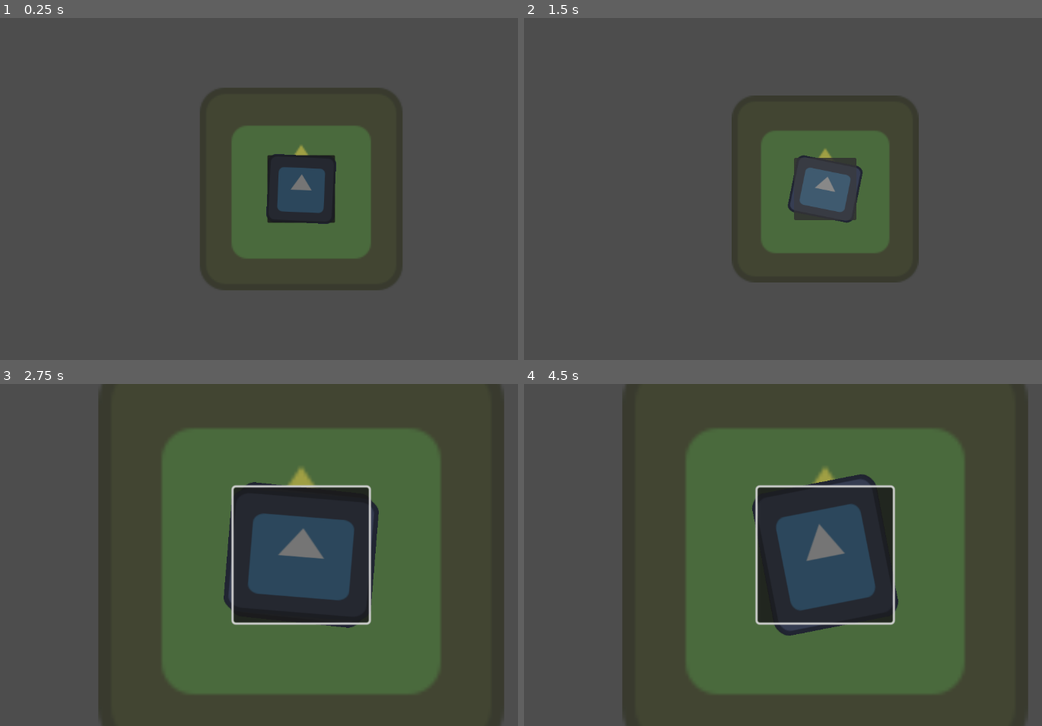
Above: before the commit, frames 1-4 (two rows, left to right).
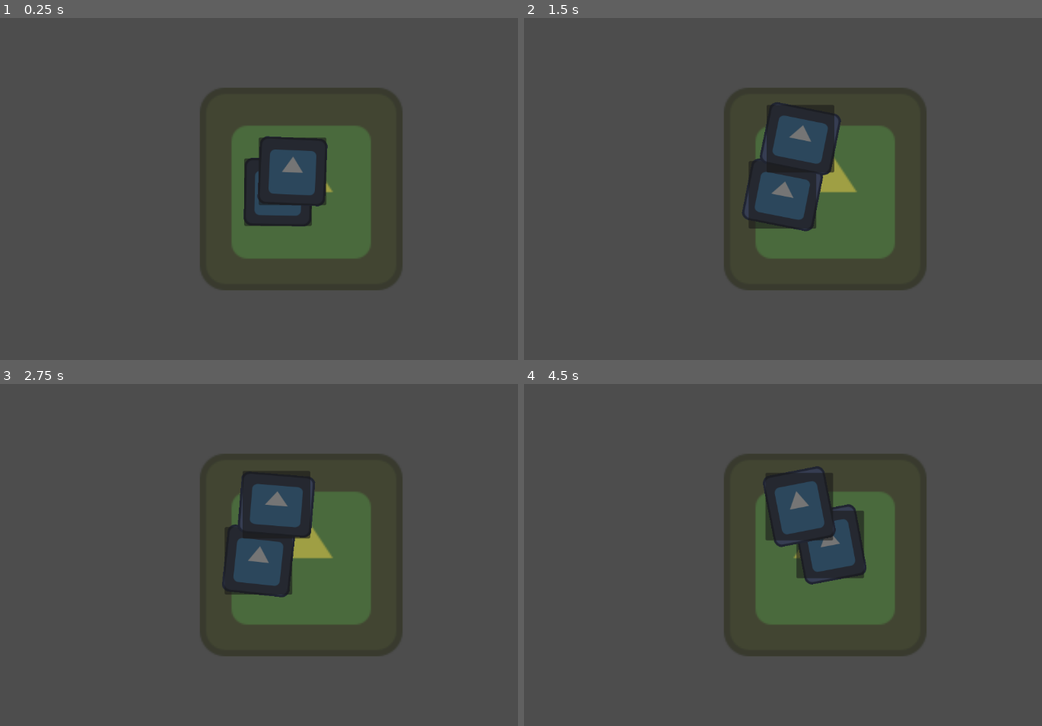
Above: after the commit, the same moments.

Repository: Snakatakka/Sheeple-Pleaser
Game: Godot game, scene res://test.tscn
Two runs of this game, one before a commit and one after it. Both use one fixed random seed, a clock stepped at 60 frames per second and the inputs below. The engine's default icon, where the game draws it, is replaced by a stand-in: a white triangle on a blue panel in a dark square.
Inputs (mouse positions are in pixels of both pictures, inside the frame that each line leads up to):
- Up to frame 1 (0.25 s): no input
- Up to frame 2 (1.5 s): tap Enter at 0.5 s; move the mouse to (959, 171) at 0.52 s; hold Right 0.53-1.25 s; tap Alt at 0.6 s; click (959, 171) at 0.67 s; click (824, 189) at 1.27 s
- Up to frame 3 (2.75 s): move the mouse to (181, 572) at 2.02 s; hold Down from 2.03 s (still down); tap Shift at 2.1 s
- Up to frame 4 (4.5 s): move the mouse to (886, 479) at 2.77 s; release Down at 2.78 s; hold Right 2.78-3.53 s; tap Alt at 2.85, 4.35 s; move the mouse to (793, 623) at 3.52 s; hold Up 3.53-4.28 s; tap Shift at 3.6 s; click (793, 623) at 3.67 s; move the mouse to (1005, 606) at 4.27 s; hold Left from 4.28 s (still down)

The runs differ from the first frame. In frame 1, 3.4% of the frame differs, in the area x 46-65%, y 34-61%; in frame 2, 10%; in frame 3, 75%; in frame 4, 75%, in the area x 19-98%, y 0-100%.
Error before the commit: Parse Error: Identifier "morale" not declared in the current scope. (res://Scenes/Nodes/Sheep/Sheep.gd:123)

Commit message:
general code architechture improvements

Diff:
--- a/Scenes/Nodes/Sheep/Sheep.gd
+++ b/Scenes/Nodes/Sheep/Sheep.gd
@@ -1,16 +1,4 @@
 extends Node2D
-
-# Determines how happy the sheep is.
-# I ripped these straight from neopets with no shame.
-enum Morale {
-	DEPRESSED = -2,
-	MISERABLE,
-	SAD,
-	CONTENT,
-	HAPPY,
-	CHEERFUL,
-	OVERJOYED,
-}
 
 # The sheep's sex.
 enum Sex {
@@ -39,21 +27,37 @@
 	NIGHT
 }
 
+# Determines how happy the sheep is.
+# I ripped these straight from Neopets with no shame.
+enum Morale {
+	DEPRESSED = -2,
+	MISERABLE,
+	SAD,
+	CONTENT,
+	HAPPY,
+	CHEERFUL,
+	OVERJOYED,
+}
+
+
 @onready var movement_cooldown : Timer = $MovementCooldown
+@onready var sight_radius : Area2D = $SightRadius
 
 # These are things that WON'T change about the sheep during its lifespan. (Unless changed by a mutation.)
 var sheep_name : String = "Dolly"
 var sex : int = Sex.INTERSEX
 var sleep_time : int = SleepTime.NIGHT
-var can_breed : bool = true
+var able_to_breed : bool = true
+var morale_can_change : bool = true
+var life_stage_can_change : bool = true
 
 # These are things that MIGHT change about the sheep during its lifespan.
 var current_state : int = State.WANDER
 var current_life_stage : int = LifeStage.CHILD
 var current_morale : int = Morale.CONTENT
 var current_age : int = 0
-var breeding_age : bool = false
-
+var can_breed : bool = false # can_breed and able_to_breed are DIFFERENT. able_to_breed is permanent, can_breed isn't.
+var search_target_group : String = ""
 
 # Handles movement.
 const MAX_MOVE_DISTANCE : float = 100.0
@@ -71,20 +75,44 @@
 # Called when the node enters the scene tree for the first time.
 func _ready() -> void:
 	Events.day_changed.connect(_age_up)
-	Events.day_changed.connect(_hunger_drain)
+	Events.time_changed.connect(_morale_check)
+	Events.time_changed.connect(_sleep_check)
 
 # Called every frame. 'delta' is the elapsed time since the previous frame.
 func _process(delta: float) -> void:
-	match current_state:
+	match current_state: # Being asleep and being dead are functionally the same, so we don't need to worry about that for now.
 		State.WANDER:
-			_random_walk()
+			if (can_move) && (!moving):
+				_random_walk()
 			return
+		State.SEARCH:
+			if (can_move) && (!moving):
+				var result : Array = _locate_target_group(search_target_group)
+				if result[0] == true:
+					_move(result[1].position, SPEED) # If a node that is in the group is found, move to it.
+				else:
+					_random_walk() # Otherwise, move in a random direction and look again.
 
 func _random_walk() -> void:
-	if (can_move) && (!moving):
-		var delta_x : float = Math._random_float((position.x - MAX_MOVE_DISTANCE), (position.x + MAX_MOVE_DISTANCE))
-		var delta_y : float = Math._random_float((position.y - MAX_MOVE_DISTANCE), (position.y + MAX_MOVE_DISTANCE))
-		_move(Vector2(delta_x, delta_y), SPEED)
+	var delta_x : float = Math._random_float((position.x - MAX_MOVE_DISTANCE), (position.x + MAX_MOVE_DISTANCE))
+	var delta_y : float = Math._random_float((position.y - MAX_MOVE_DISTANCE), (position.y + MAX_MOVE_DISTANCE))
+	_move(Vector2(delta_x, delta_y), SPEED)
+
+func _locate_target_group(group : String) -> Array:
+	var return_array : Array = []
+	var target_found : bool = false
+	var target : Node = null
+
+	for body in sight_radius:
+		if body.is_in_group(search_target_group):
+			_move(body.global_position, SPEED)
+			target_found = true
+			target = body
+			break
+
+	return_array[0] = target_found
+	return_array[1] = target
+	return return_array
 
 func _move(target : Vector2, speed : float) -> void:
 	var tween : Tween = create_tween()
@@ -105,26 +133,32 @@
 	state_changed.emit(current_state)
 
 func _change_life_stage(life_stage : int) -> void:
-	current_life_stage = life_stage
+	if life_stage_can_change:
+		current_life_stage = life_stage
+		if current_life_stage == LifeStage.DEAD: # Prevents sheep who are dead from rising from the grave.
+			life_stage_can_change = false
 
 func _age_up() -> void:
-	current_age += 1
-	_change_age(current_age)
+	if current_life_stage != LifeStage.DEAD: # Prevents sheep who are dead from getting any older.
+		current_age += 1
+		_change_age(current_age)
 
 func _change_age(age : int) -> void:
 	match age:
 		5:
 			_change_life_stage(LifeStage.ADULT)
-			breeding_age = true # Prevents adults from breeding with children.
 		40:
 			_change_life_stage(LifeStage.DEAD)
 		_:
 			if age > 30:
-				_death_roll(age, morale)
+				_death_roll(age, current_morale)
 
-func _morale_change(morale_level : int) -> void:
-	if morale_level < Morale.CONTENT:
-		can_breed = false
+func _change_morale(morale : int) -> void:
+	if morale_can_change:
+		current_morale = morale
+
+	if morale < Morale.CONTENT:
+		can_breed = false # Makes it so that sheep that are sad can't breed; better incentivizes the player to keep their sheep happy.
 
 # Checks whether or not a sheep dies when it ages up; the older a sheep is, the more likely it is to die.
 func _death_roll(age : int, morale_level : int) -> void:
@@ -133,8 +167,15 @@
 	if roll + morale_level < age: # Makes it so that the happier your sheep is, the less likely it is to die.
 		_change_life_stage(LifeStage.DEAD)
 
-func _hunger_drain() -> void:
+func _morale_check() -> void:
 	pass
+
+func _sleep_check(time : int) -> void:
+		if time == sleep_time:
+			_change_state(State.ASLEEP)
 
 func _on_movement_cooldown_timeout() -> void:
 	can_move = true
+
+func _on_breeding_cooldown_timeout() -> void:
+	can_breed = true
--- a/Scenes/Nodes/Sheep/Sheep.tscn
+++ b/Scenes/Nodes/Sheep/Sheep.tscn
@@ -5,7 +5,10 @@
 [ext_resource type="Texture2D" uid="uid://dhwmh6w2qxec7" path="res://Assets/Visual/Miscellaneous/icon.svg" id="3_ogxwu"]
 [ext_resource type="Script" uid="uid://ca17p3o4mok37" path="res://Scenes/Nodes/Sheep/hitbox.gd" id="4_15its"]
 
-[node name="Sheep" type="Node2D" unique_id=457419525]
+[sub_resource type="CircleShape2D" id="CircleShape2D_4kxuq"]
+radius = 300.0
+
+[node name="Sheep" type="Node2D" unique_id=457419525 groups=["Sheep"]]
 script = ExtResource("1_d3qlm")
 
 [node name="Sprite" type="Node2D" parent="." unique_id=2035081727]
@@ -25,7 +28,15 @@
 
 [node name="Mutations" type="Node2D" parent="." unique_id=1271146628]
 
+[node name="SightRadius" type="Area2D" parent="." unique_id=976710431]
+
+[node name="CollisionShape2D" type="CollisionShape2D" parent="SightRadius" unique_id=2078202230]
+shape = SubResource("CircleShape2D_4kxuq")
+
 [node name="AudioStream" type="AudioStreamPlayer2D" parent="." unique_id=1711412572]
+
+[node name="BreedingCooldown" type="Timer" parent="." unique_id=635360582]
+wait_time = 30.0
 
 [node name="MovementCooldown" type="Timer" parent="." unique_id=1982651739]
 
@@ -37,5 +48,6 @@
 script = ExtResource("4_15its")
 
 [connection signal="state_changed" from="." to="Sprite" method="_on_state_changed"]
+[connection signal="timeout" from="BreedingCooldown" to="." method="_on_breeding_cooldown_timeout"]
 [connection signal="timeout" from="MovementCooldown" to="." method="_on_movement_cooldown_timeout"]
 [connection signal="pressed" from="Hitbox" to="Hitbox" method="_on_pressed"]
--- a/project.godot
+++ b/project.godot
@@ -33,6 +33,10 @@
 [editor_plugins]
 
 enabled=PackedStringArray("res://addons/godot_super-wakatime/plugin.cfg")
+
+[global_group]
+
+Sheep=""
 
 [input]
 
--- a/test.tscn
+++ b/test.tscn
@@ -2,7 +2,6 @@
 
 [ext_resource type="Texture2D" uid="uid://dhwmh6w2qxec7" path="res://Assets/Visual/Miscellaneous/icon.svg" id="1_8uh7m"]
 [ext_resource type="PackedScene" uid="uid://dsrters4nheus" path="res://Scenes/Nodes/Sheep/Sheep.tscn" id="1_37kl0"]
-[ext_resource type="PackedScene" uid="uid://ctoctrd5gwnqb" path="res://Scenes/Nodes/ControllerInput/controller_input.tscn" id="3_6uqi0"]
 
 [sub_resource type="GDScript" id="GDScript_8uh7m"]
 script/source = "extends Node2D
@@ -81,5 +80,3 @@
 script = SubResource("GDScript_15its")
 
 [node name="Sheep" parent="." unique_id=457419525 instance=ExtResource("1_37kl0")]
-
-[node name="ControllerInput" parent="." unique_id=1738679562 instance=ExtResource("3_6uqi0")]
